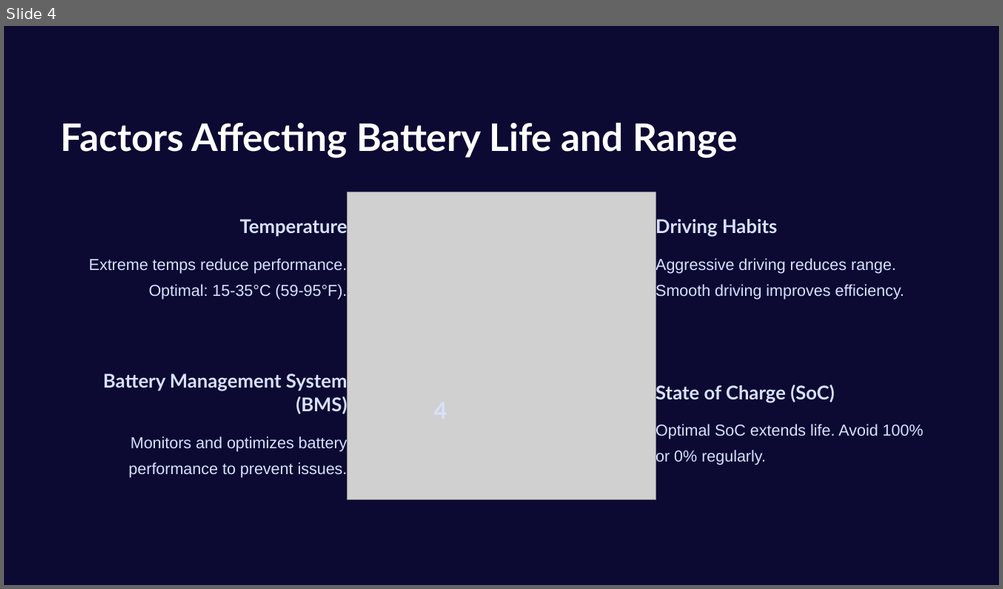
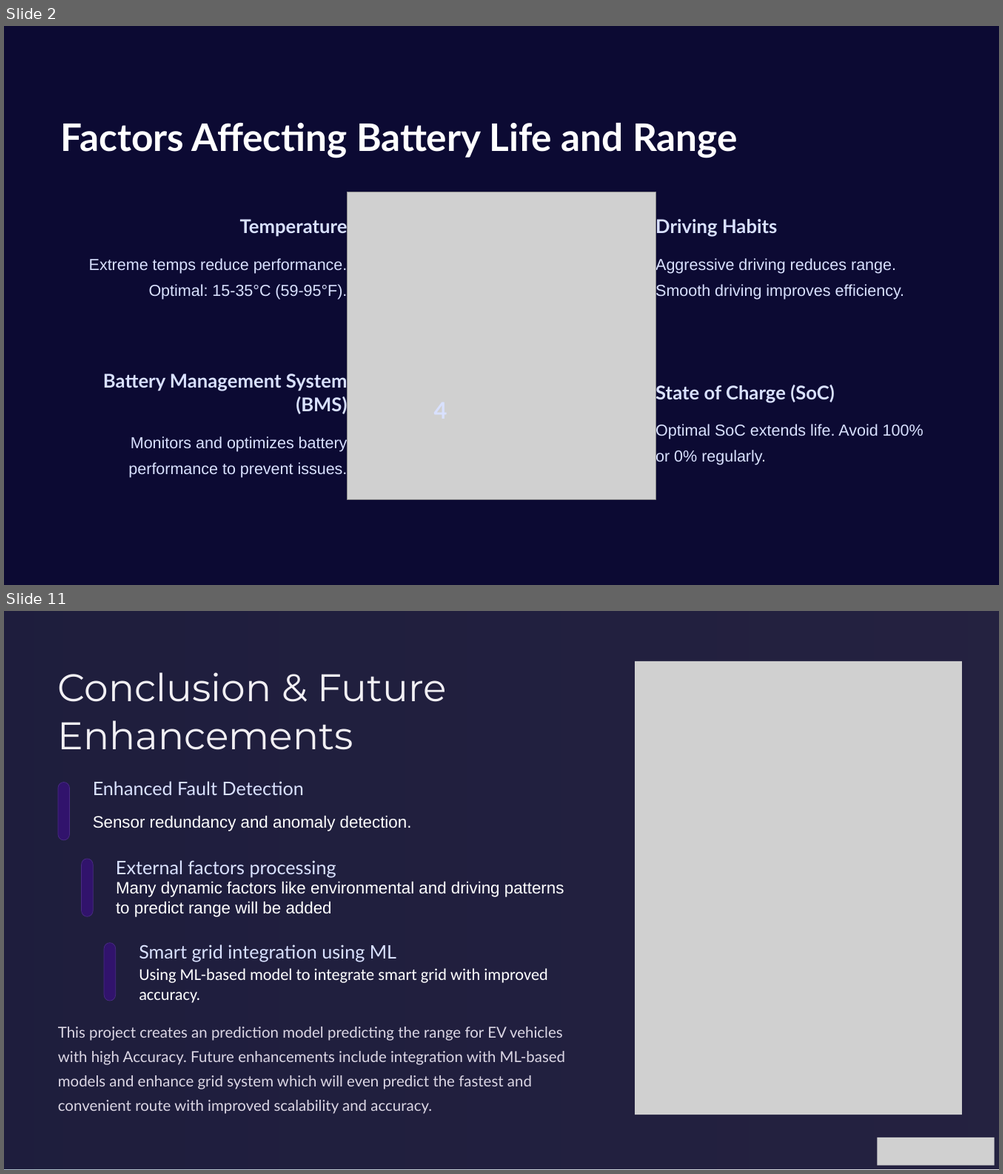
Before and after one commit to parvabarbhaya/EV_project, a slide deck: capstone_project_ppt.pptx. Shown one above the other, each under a label of ours: slide 4 before the commit, slides 2 and 11 after it; the slides between them are not shown. The pictures are 1003x589 and 1003x1174 pixels, drawn with LibreOffice and Linux fonts; fonts in the diff are those of the drawing; grey boxes stand for pictures; background and template pictures are left out. Boxes give left, top, right and bottom in pixels: in the first picture for what was removed or moved away, otherwise in the second. Text is boxed around its words. In the diff, an @@ line names an element or a change of style, - is before the commit and + after.

```diff
--- a/capstone_project_ppt.pptx
+++ b/capstone_project_ppt.pptx
@@ slide 11 added at [4, 611, 999, 1170], background picture (left out) @@
@@ freeform shape added at [4, 611, 999, 1170], fill #0D0A2C at 90% opacity @@
@@ text added at [58, 672, 446, 750], 37.1 pt, text #F2F0F4 @@
+Conclusion & Future Enhancements
@@ picture added at [634, 661, 962, 1115] @@
@@ freeform shape added at [58, 783, 69, 841], fill #31136C @@
@@ freeform shape added at [58, 782, 70, 840], fill #4A2C85 @@
@@ text added at [93, 781, 304, 795], 18 pt, text #D9E1FF @@
+Enhanced Fault Detection
@@ text added at [93, 815, 412, 832], 16 pt, text #FFFFFF @@
+Sensor redundancy and anomaly detection.
@@ freeform shape added at [81, 859, 93, 917], fill #4A2C85 @@
@@ freeform shape added at [82, 859, 93, 917], fill #31136C @@
@@ text added at [116, 860, 336, 878], 18 pt, text #D9E1FF @@
+External factors processing
@@ text added at [116, 881, 564, 917], 16 pt, text #FFFFFF @@
+Many dynamic factors like environmental and driving patterns to predict range will be added
@@ freeform shape added at [104, 943, 115, 1001], fill #31136C @@
@@ freeform shape added at [104, 943, 116, 1001], fill #4A2C85 @@
@@ text added at [139, 945, 396, 962], 18 pt, text #D9E1FF @@
+Smart grid integration using ML
@@ text added at [139, 968, 548, 983], 16 pt, text #FFFFFF @@
+Using ML-based model to integrate smart grid with improved accuracy.
@@ text added at [58, 1027, 565, 1114], 14.6 pt, text #DCD7E5 @@
+This project creates an prediction model predicting the range for EV vehicles with high Accuracy. Future enhancements include integration with ML-based models and enhance grid system which will even predict the fastest and convenient route with improved scalability and accuracy.
@@ picture added at [877, 1138, 994, 1166] @@
@@ what was slide 4 is now slide 2 @@
```
Also in this commit, not shown: 2 slides changed, 6 other slides added, 27 slides removed.
